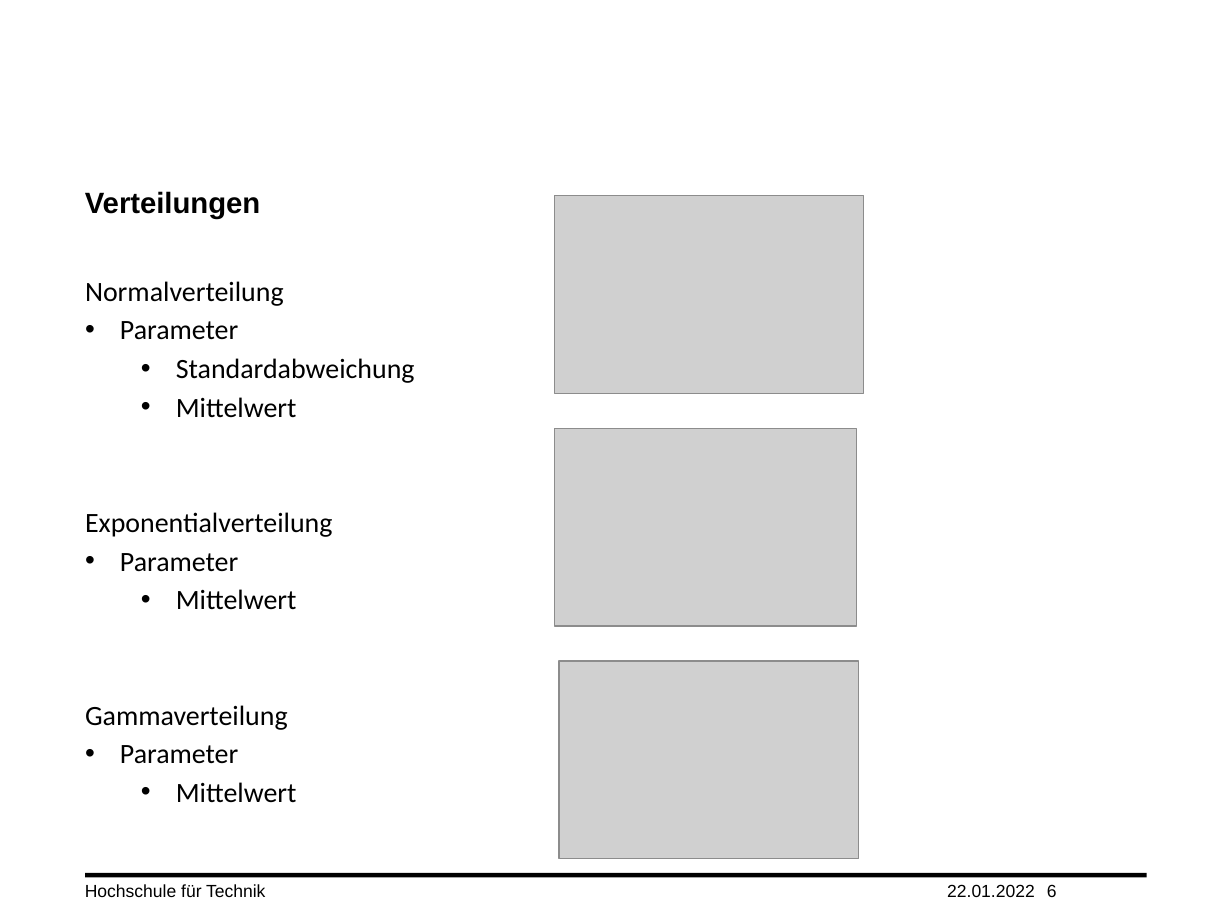
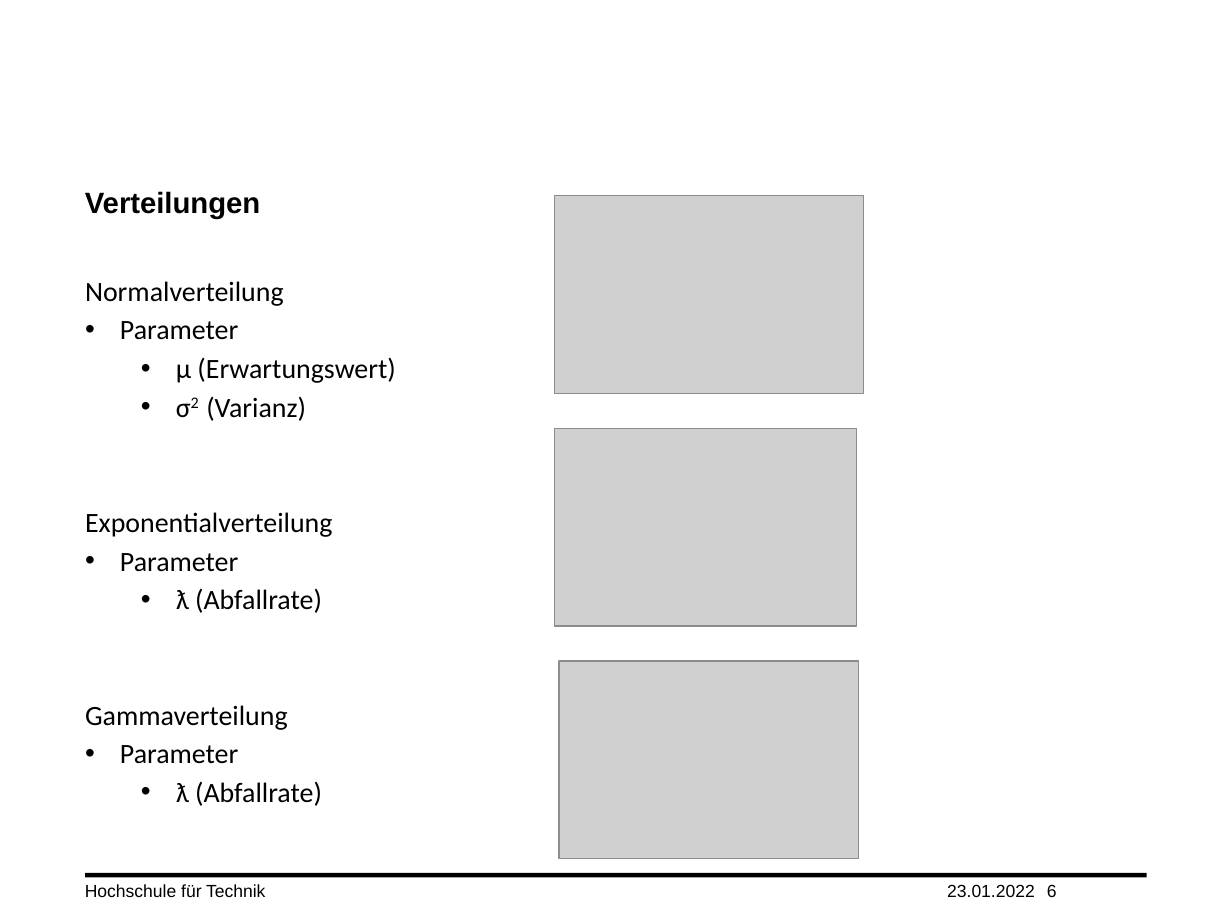
Before and after one commit to tmandelz/Steinschlag-Wahrscheinlichkeit, a slide deck: slide 6 of Präsentation/Vorgehen.pptx. Drawn at 1232x924 pixels with LibreOffice and Linux fonts; fonts in the diff are those of the drawing; grey boxes stand for pictures; background and template pictures are left out. Boxes give left, top, right and bottom in pixels: in the first picture for what was removed or moved away, otherwise in the second. Text is boxed around its words. In the diff, an @@ line names an element or a change of style, - is before the commit and + after.

Commit message:
update 2 pp

```diff
--- a/Präsentation/Vorgehen.pptx
+++ b/Präsentation/Vorgehen.pptx
@@ text at (176,358,395,421): text changed @@
-• Standardabweichung
-• Mittelwert
+• μ (Erwartungswert)
+• σ2 (Varianz)
@@ text at (176,588,322,613): text changed @@
-• Mittelwert
+• ƛ (Abfallrate)
@@ text at (176,781,322,806): text changed @@
-• Mittelwert
+• ƛ (Abfallrate)
@@ text at (947,884,1035,897): text changed @@
-22.01.2022
+23.01.2022
```
Also in this commit, not shown: 14 other slides changed.
